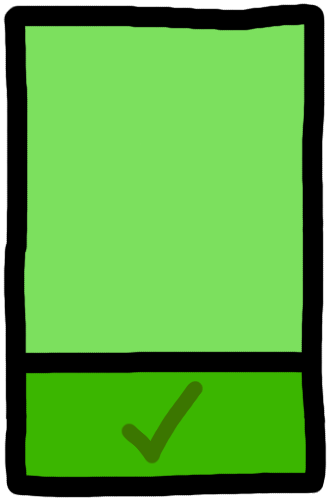
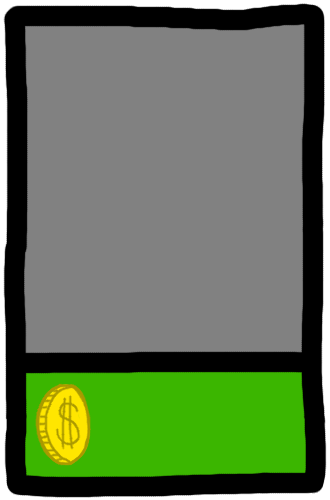
Two versions of the same layered image (330x500). Layer-by-layer changes:
hid "backGround_equipped" over [24, 24, 305, 466]
hid "backGround_unlocked" over [24, 24, 305, 466]
hid "backGround_locked" over [24, 24, 305, 466]
